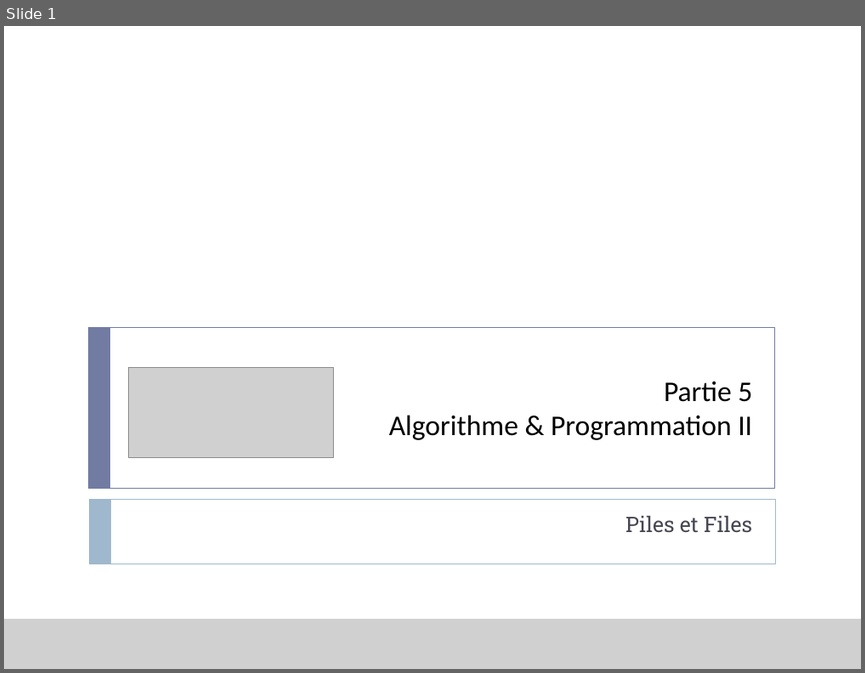
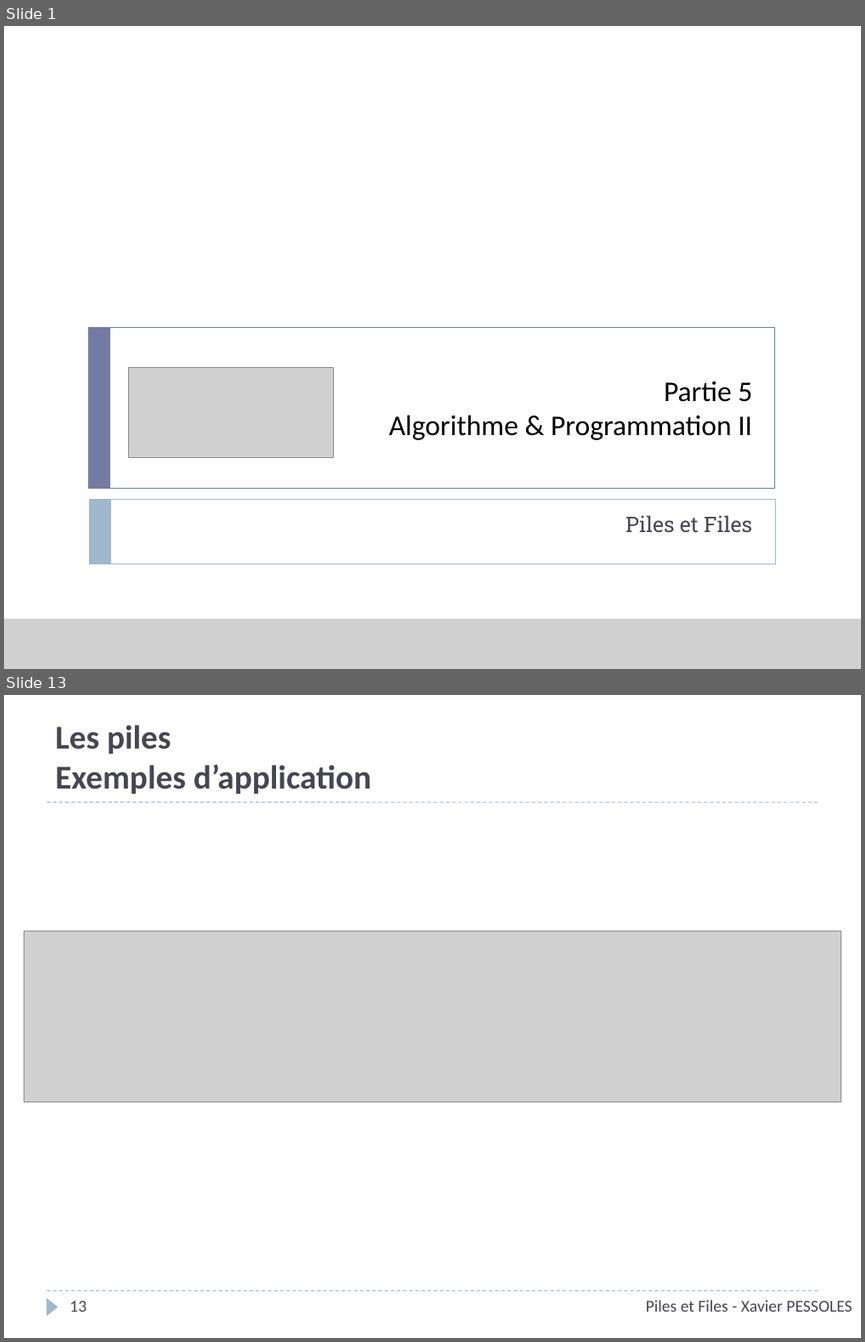
Before and after one commit to xpessoles/Informatique, a slide deck: P_05_AlgorithmiqueProgrammation/02_Piles/P_05_02_Piles_Cours_PPT.pptx. Shown one above the other, each under a label of ours: slide 1 before the commit, slides 1 and 13 after it; the slides between them are not shown. The pictures are 865x673 and 865x1342 pixels, drawn with LibreOffice and Linux fonts; fonts in the diff are those of the drawing; grey boxes stand for pictures; background and template pictures are left out. Boxes give left, top, right and bottom in pixels: in the first picture for what was removed or moved away, otherwise in the second. Text is boxed around its words. In the diff, an @@ line names an element or a change of style, - is before the commit and + after.

```diff
--- a/P_05_AlgorithmiqueProgrammation/02_Piles/P_05_02_Piles_Cours_PPT.pptx
+++ b/P_05_AlgorithmiqueProgrammation/02_Piles/P_05_02_Piles_Cours_PPT.pptx
@@ slide 13 added at bbox=[4, 695, 861, 1338], background #FFFFFF @@
@@ title added at bbox=[55, 725, 371, 794], 28 pt, text #464653, bold @@
+Les piles
+Exemples d’application
@@ line added from (46, 802) to (818, 802), #9FB8CD 0.75 pt dashed @@
@@ picture added at bbox=[24, 931, 840, 1102] @@
@@ line added from (46, 1291) to (818, 1291), #9FB8CD 0.75 pt dashed @@
@@ triangle added at bbox=[46, 1298, 58, 1315], fill #9FB8CD @@
@@ page number added at bbox=[69, 1300, 86, 1311], 14 pt, text #464653 @@
+13
@@ text added at bbox=[646, 1299, 851, 1311], 14 pt, text #464653 @@
+Piles et Files - Xavier PESSOLES
```
Also in this commit, not shown: 6 slides changed, 11 other slides added, 2 slides removed.
